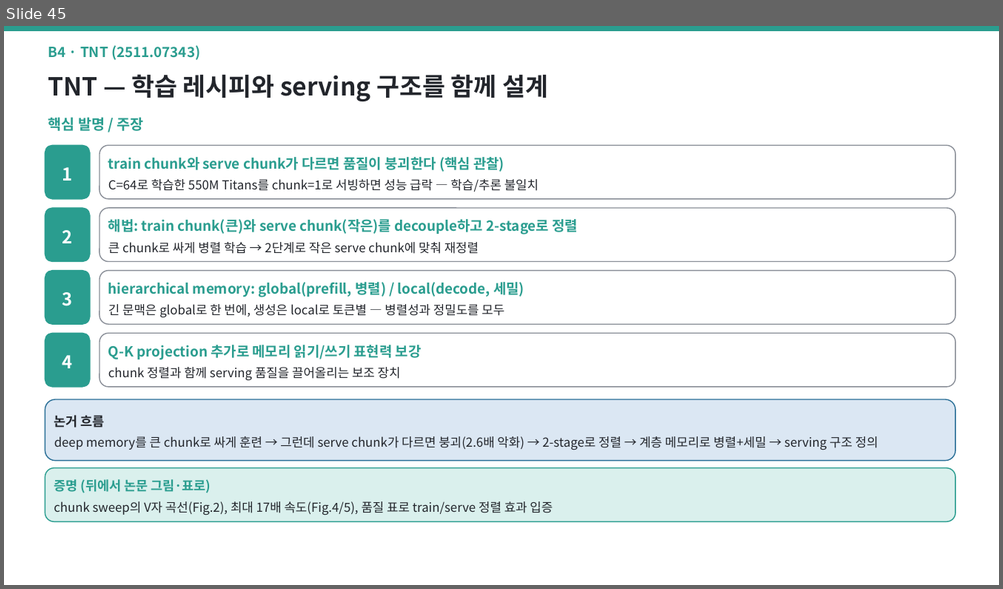
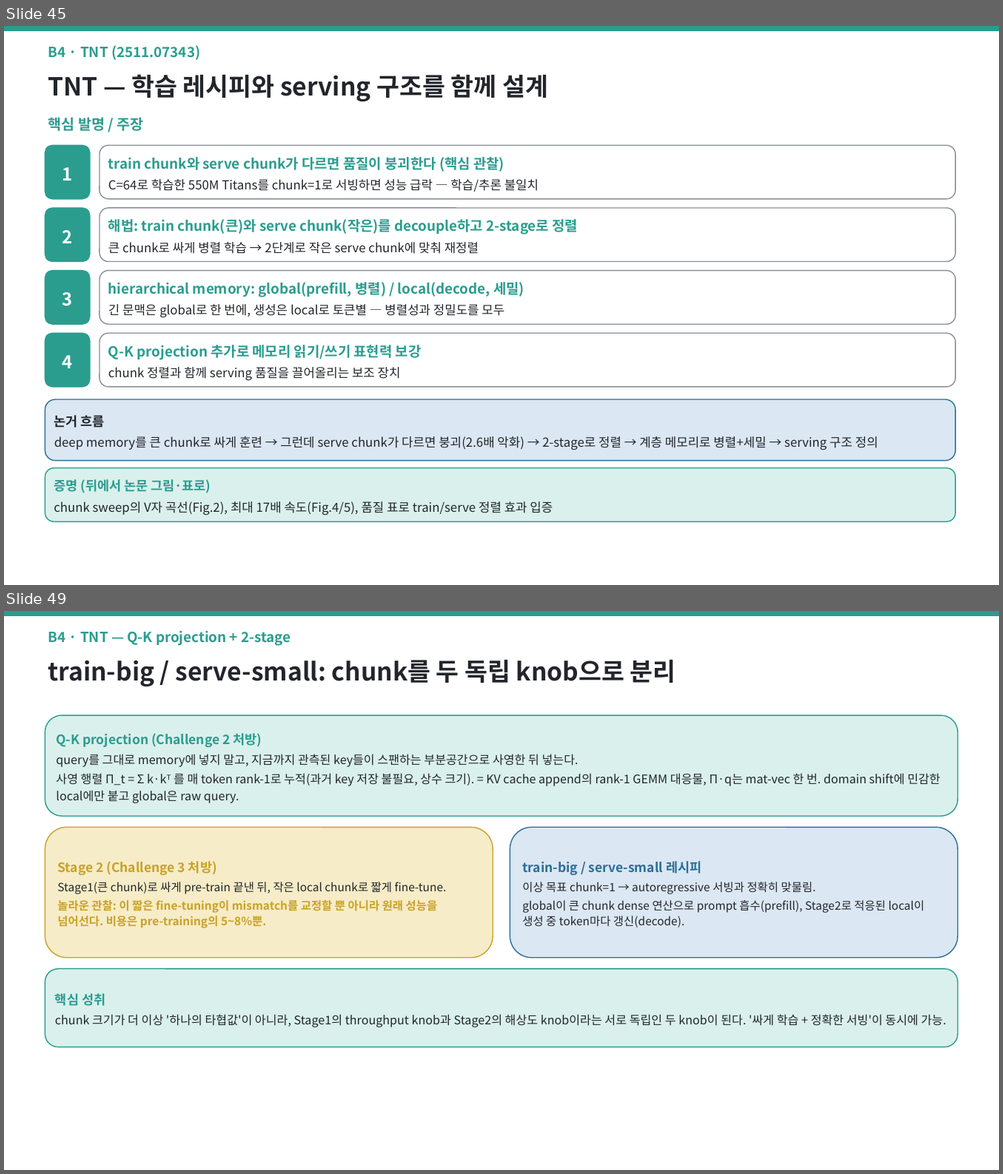
Before and after one commit to jimmylegendary/neural-memory-study, a slide deck: seminar/TTT-seminar.pptx. Shown one above the other, each under a label of ours: slide 45 before the commit, slides 45 and 49 after it; the slides between them are not shown. The pictures are 1003x589 and 1003x1174 pixels, drawn with LibreOffice and Linux fonts; fonts in the diff are those of the drawing. Boxes give left, top, right and bottom in pixels: in the first picture for what was removed or moved away, otherwise in the second. Text is boxed around its words. In the diff, an @@ line names an element or a change of style, - is before the commit and + after.

```diff
--- a/seminar/TTT-seminar.pptx
+++ b/seminar/TTT-seminar.pptx
@@ slide 49 added at box(4, 611, 999, 1170), background #FFFFFF @@
@@ rectangle added at box(4, 611, 999, 615), fill #2A9D8F, outline #2A9D8F 1 pt @@
@@ text added at box(48, 631, 290, 646), 13.5 pt, text #2A9D8F, bold @@
+B4 · TNT — Q-K projection + 2-stage
@@ text added at box(48, 659, 676, 686), 24 pt, text #22252B, bold @@
+train-big / serve-small: chunk를 두 독립 knob으로 분리
@@ rounded rectangle added at box(45, 715, 958, 816), fill #DAF0ED, outline #2A9D8F 1 pt, 11.5 pt, text #22252B @@
+Q-K projection (Challenge 2 처방)
+query를 그대로 memory에 넣지 말고, 지금까지 관측된 key들이 스팬하는 부분공간으로 사영한 뒤 넣는다.
+사영 행렬 Π_t = Σ k·kᵀ 를 매 token rank-1로 누적(과거 key 저장 불필요, 상수 크기). = KV cache append의 rank-1 GEMM 대응물, Π·q는 mat-vec 한 번. domain shift에 민감한 local에만 붙고 global은 raw query.
@@ rounded rectangle added at box(45, 827, 492, 958), fill #F6ECC7, outline #C9A227 1 pt, 11 pt, text #C9A227, bold @@
+Stage 2 (Challenge 3 처방)
+Stage1(큰 chunk)로 싸게 pre-train 끝낸 뒤, 작은 local chunk로 짧게 fine-tune.
+놀라운 관찰: 이 짧은 fine-tuning이 mismatch를 교정할 뿐 아니라 원래 성능을 넘어선다. 비용은 pre-training의 5~8%뿐.
@@ rounded rectangle added at box(510, 827, 958, 958), fill #DBE7F3, outline #2A6F97 1 pt, 11 pt, text #22252B @@
+train-big / serve-small 레시피
+이상 목표 chunk=1 → autoregressive 서빙과 정확히 맞물림.
+global이 큰 chunk dense 연산으로 prompt 흡수(prefill), Stage2로 적응된 local이 생성 중 token마다 갱신(decode).
@@ rounded rectangle added at box(45, 969, 958, 1048), fill #DAF0ED, outline #2A9D8F 1 pt, 11.5 pt, text #22252B @@
+핵심 성취
+chunk 크기가 더 이상 '하나의 타협값'이 아니라, Stage1의 throughput knob과 Stage2의 해상도 knob이라는 서로 독립인 두 knob이 된다. '싸게 학습 + 정확한 서빙'이 동시에 가능.
```
Also in this commit, not shown: 5 other slides added, 2 slides removed, 1 other file.
